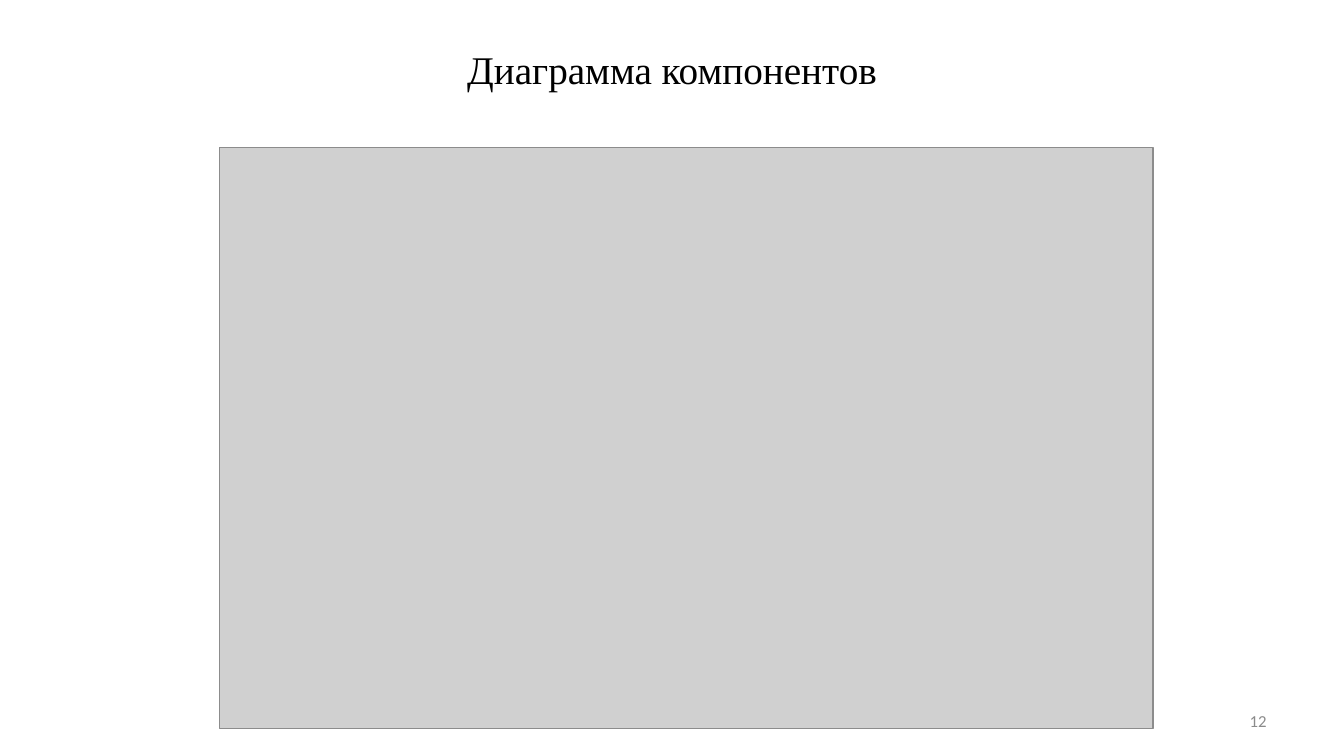
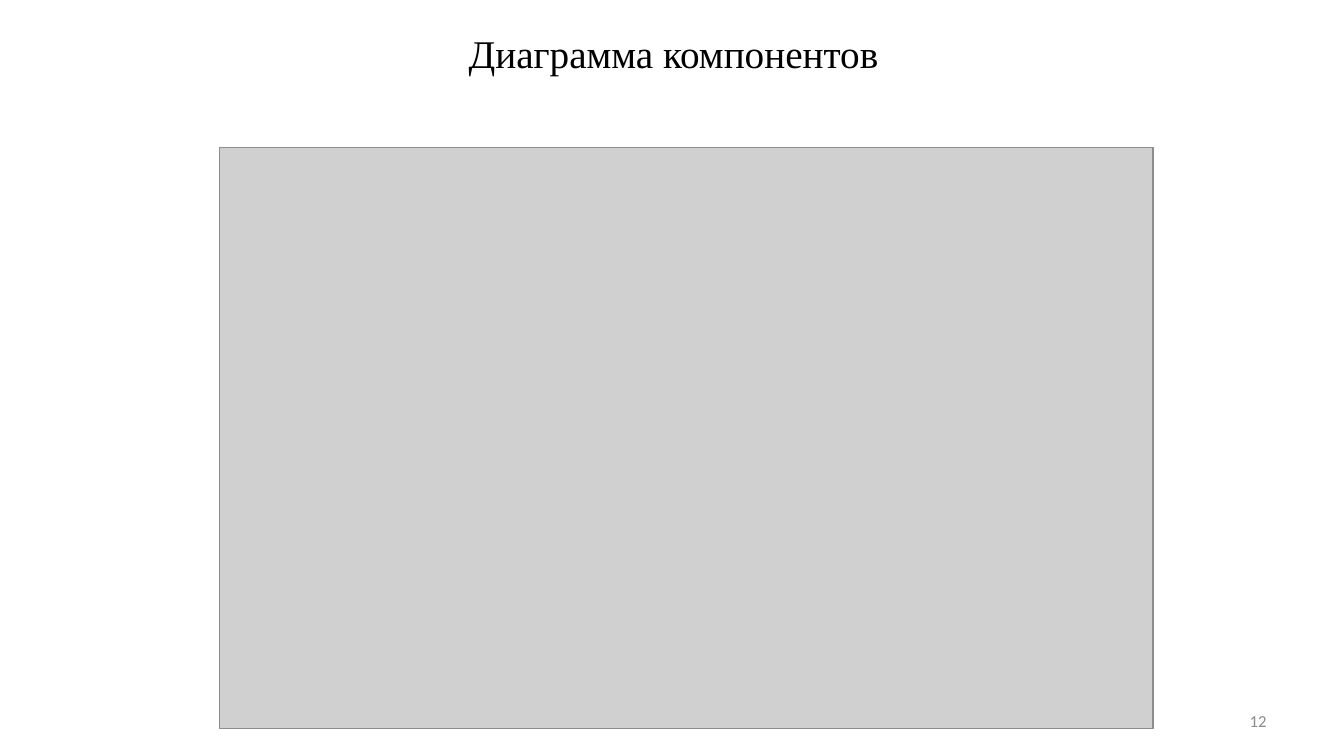
Before and after one commit to ArtemVolkov2103/1-Diplom, a slide deck: slide 12 of Дипломная Волков.pptx. Drawn at 1344x756 pixels with LibreOffice and Linux fonts; fonts in the diff are those of the drawing; grey boxes stand for pictures. Boxes give left, top, right and bottom in pixels: in the first picture for what was removed or moved away, otherwise in the second. Text is boxed around its words. In the diff, an @@ line names an element or a change of style, - is before the commit and + after.

```diff
--- a/Дипломная Волков.pptx
+++ b/Дипломная Волков.pptx
@@ title "Диаграмма компонентов": place and size @@
-title "Диаграмма компонентов" at [467,58,877,92]
+title "Диаграмма компонентов" at [469,42,878,75]
```
Also in this commit, not shown: 4 other slides changed, 1 other file.
